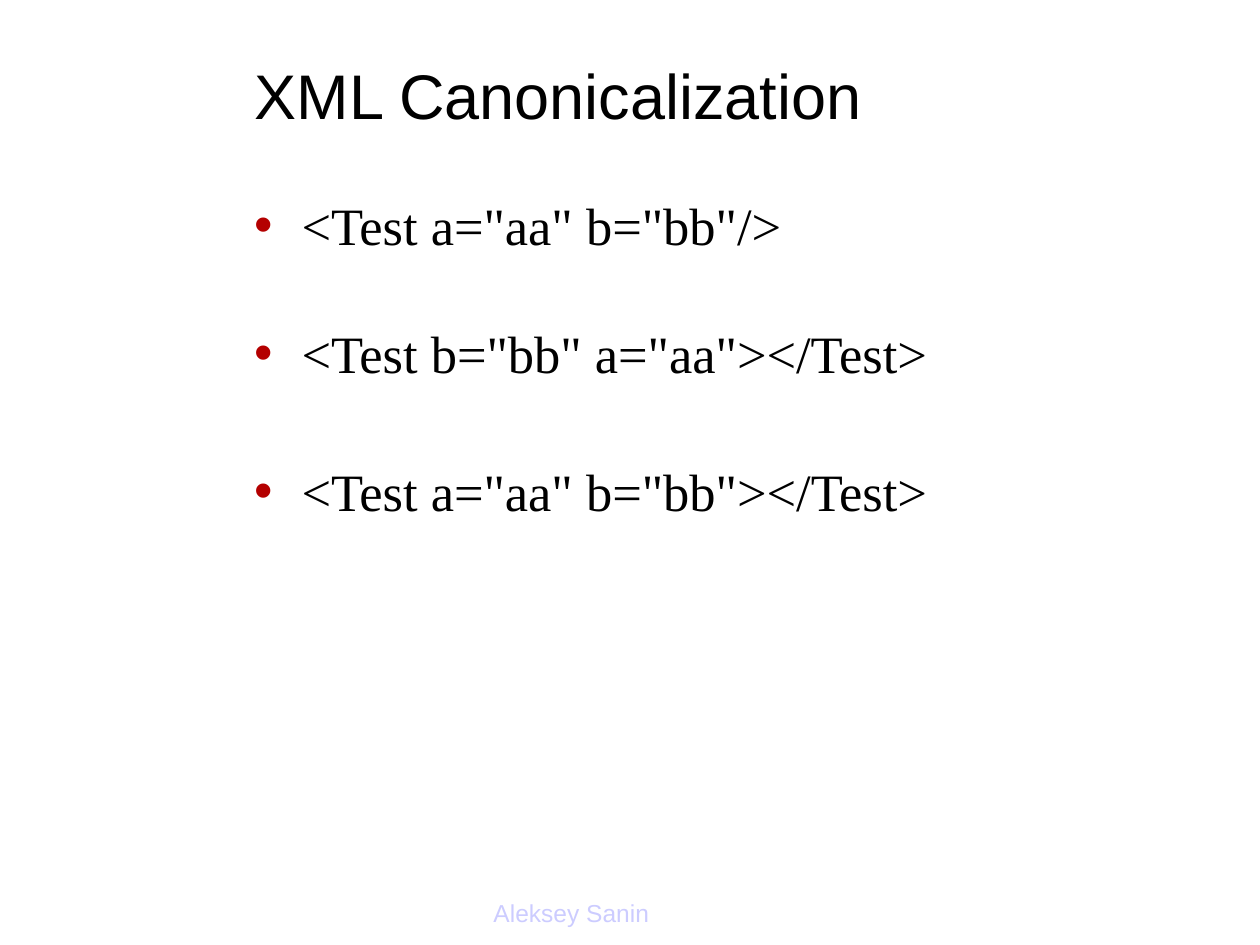
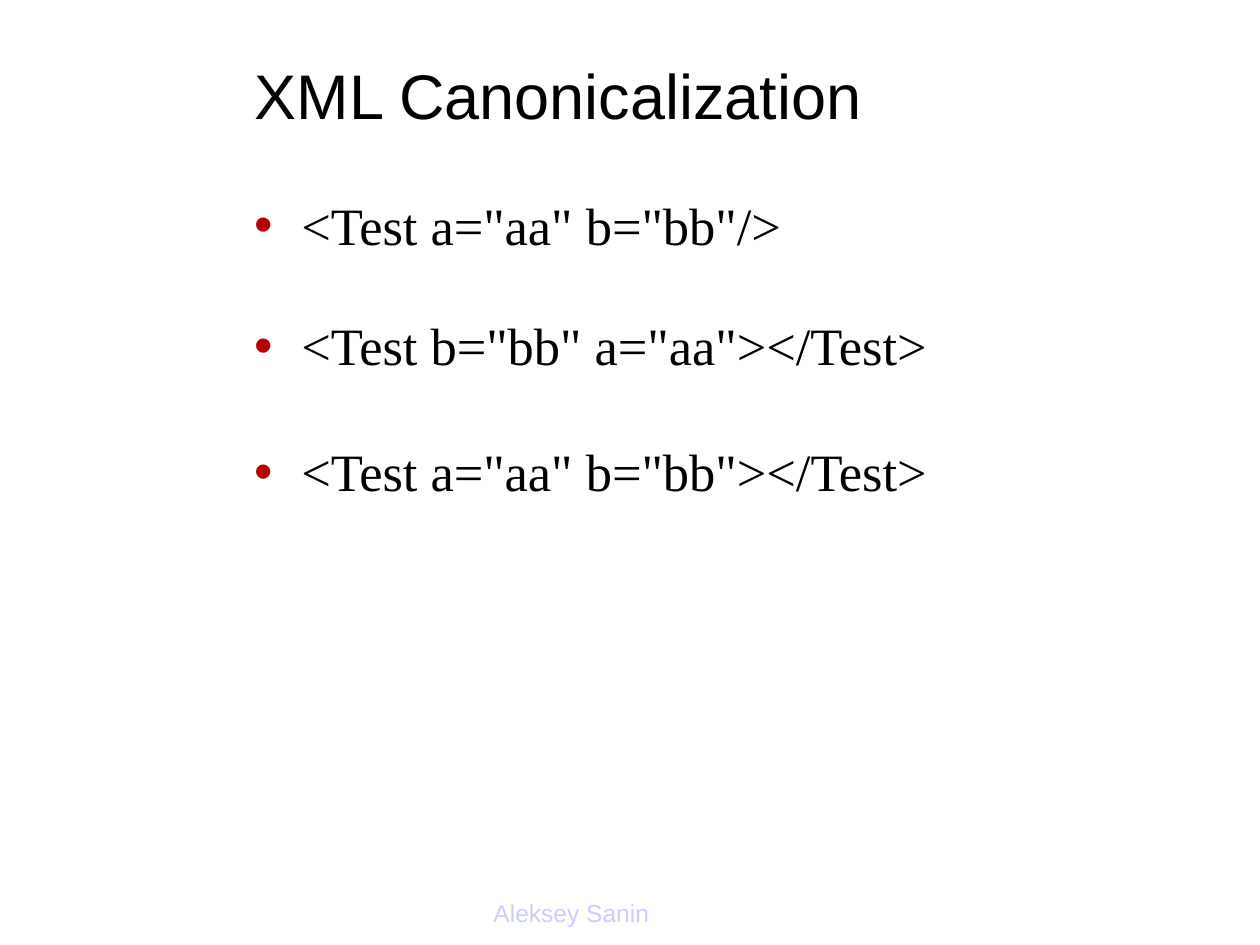
Before and after one commit to lsh123/xmlsec, a slide deck: slide 5 of docs/extra/xmlsec_oscon_2003.ppt. Drawn at 1260x945 pixels with LibreOffice and Linux fonts; fonts in the diff are those of the drawing; background and template pictures are left out. Boxes give left, top, right and bottom in pixels: in the first picture for what was removed or moved away, otherwise in the second. Text is boxed around its words. In the diff, an @@ line names an element or a change of style, - is before the commit and + after.

```diff
--- a/docs/extra/xmlsec_oscon_2003.ppt
+++ b/docs/extra/xmlsec_oscon_2003.ppt
@@ text "<Test a="aa" b="bb"/>" at [301, 208, 927, 492]: line spacing 1 to 0.9 @@
```
Also in this commit, not shown: 5 other slides changed, 13 other files.
